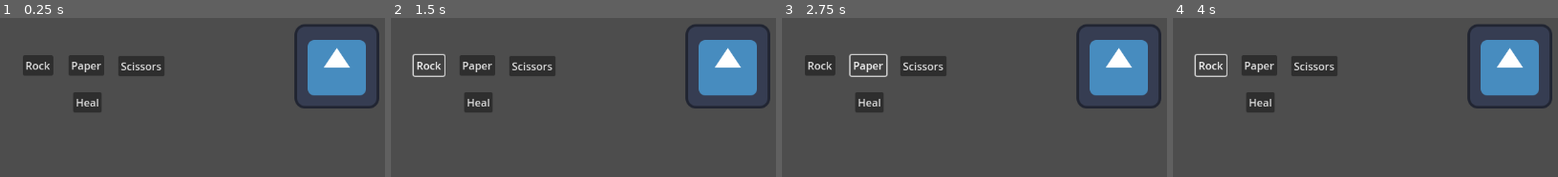
Above: before the commit, frames 1-4 (left to right).
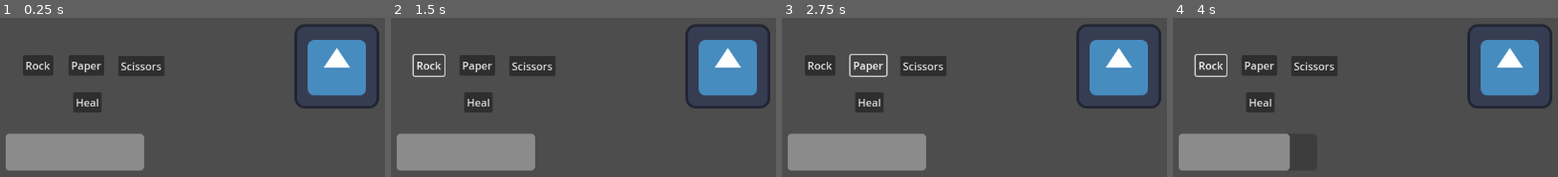
Above: after the commit, the same moments.

Repository: We-Are-Gamers/LD54
Game: Godot game, scene res://rpg/test_scene.tscn
The game is run twice, just before and just after one commit, with the same random seed, the same clock (stepped at 60 frames per second) and the same inputs. The engine's default icon, where the game draws it, is replaced by a stand-in: a white triangle on a blue panel in a dark square.
Inputs:
- Up to frame 1 (0.25 s): no input
- Up to frame 2 (1.5 s): click "Heal" at 0.5 s; click "Rock" at 1.25 s
- Up to frame 3 (2.75 s): click "Paper" at 2 s
- Up to frame 4 (4 s): click "Scissors" at 2.75 s; click "Rock" at 3.5 s

The runs differ from the first frame. In frame 1, 8.4% of the frame differs, in the area x 1-38%, y 72-96%; in frame 2, 8.4%; in frame 3, 8.4%; in frame 4, 6.7%.

Commit message:
Add health bar

Diff:
--- /dev/null
+++ b/rpg/health_bar.gd
@@ -0,0 +1,15 @@
+extends Node2D
+
+
+# Called when the node enters the scene tree for the first time.
+func _ready():
+	pass
+
+
+# Called every frame. 'delta' is the elapsed time since the previous frame.
+func _process(delta):
+	pass
+
+
+func _on_update_health(current_health):
+	$ProgressBar.value = current_health
--- a/rpg/health_bar.tscn
+++ b/rpg/health_bar.tscn
@@ -1,16 +1,16 @@
-[gd_scene format=3 uid="uid://dqenlrcretk07"]
+[gd_scene load_steps=2 format=3 uid="uid://dqenlrcretk07"]
+
+[ext_resource type="Script" path="res://rpg/health_bar.gd" id="1_dbhfa"]
 
 [node name="Health Bar" type="Node2D"]
+script = ExtResource("1_dbhfa")
 
-[node name="VBoxContainer" type="VBoxContainer" parent="."]
-offset_left = 64.0
-offset_top = 47.0
-offset_right = 307.0
-offset_bottom = 183.0
-
-[node name="ProgressBar" type="ProgressBar" parent="VBoxContainer"]
-layout_mode = 2
+[node name="ProgressBar" type="ProgressBar" parent="."]
+offset_left = -107.0
+offset_top = -26.0
+offset_right = 102.0
+offset_bottom = 30.0
 max_value = 10.0
 step = 1.0
-value = 10.0
+value = 5.0
 show_percentage = false
--- a/rpg/player.gd
+++ b/rpg/player.gd
@@ -7,9 +7,12 @@
 @export var paper_power: int
 @export var scissor_power: int
 
+signal update_health(current_health)
+
 # Called when the node enters the scene tree for the first time.
 func _ready():
 	current_health = max_health
+	emit_signal("update_health", current_health)
 
 
 # Called every frame. 'delta' is the elapsed time since the previous frame.
@@ -27,12 +30,13 @@
 	elif(type == "heal"):
 		heal(heal_amount)
 
-	print(current_health)
 
 
 func attack(damage):
 	current_health -= damage
+	emit_signal("update_health", current_health)
 
 
 func heal(healing):
 	current_health += healing
+	emit_signal("update_health", current_health)
--- a/rpg/test_scene.tscn
+++ b/rpg/test_scene.tscn
@@ -1,7 +1,8 @@
-[gd_scene load_steps=3 format=3 uid="uid://bdgqmxnvkmncq"]
+[gd_scene load_steps=4 format=3 uid="uid://bdgqmxnvkmncq"]
 
 [ext_resource type="PackedScene" uid="uid://bxh5538ht0b3j" path="res://rpg/action_menu.tscn" id="1_mby8h"]
-[ext_resource type="PackedScene" uid="uid://ddmaq0s288vp4" path="res://player.tscn" id="2_pw7o6"]
+[ext_resource type="PackedScene" uid="uid://ddmaq0s288vp4" path="res://rpg/player.tscn" id="2_pw7o6"]
+[ext_resource type="PackedScene" uid="uid://dqenlrcretk07" path="res://rpg/health_bar.tscn" id="3_d6xf6"]
 
 [node name="test_scene" type="Node2D"]
 
@@ -11,4 +12,8 @@
 [node name="Player" parent="." instance=ExtResource("2_pw7o6")]
 position = Vector2(605, 137)
 
+[node name="Health Bar" parent="." instance=ExtResource("3_d6xf6")]
+position = Vector2(212, 262)
+
 [connection signal="button_action" from="ActionMenu" to="Player" method="_on_action_menu_button_action"]
+[connection signal="update_health" from="Player" to="Health Bar" method="_on_update_health"]
